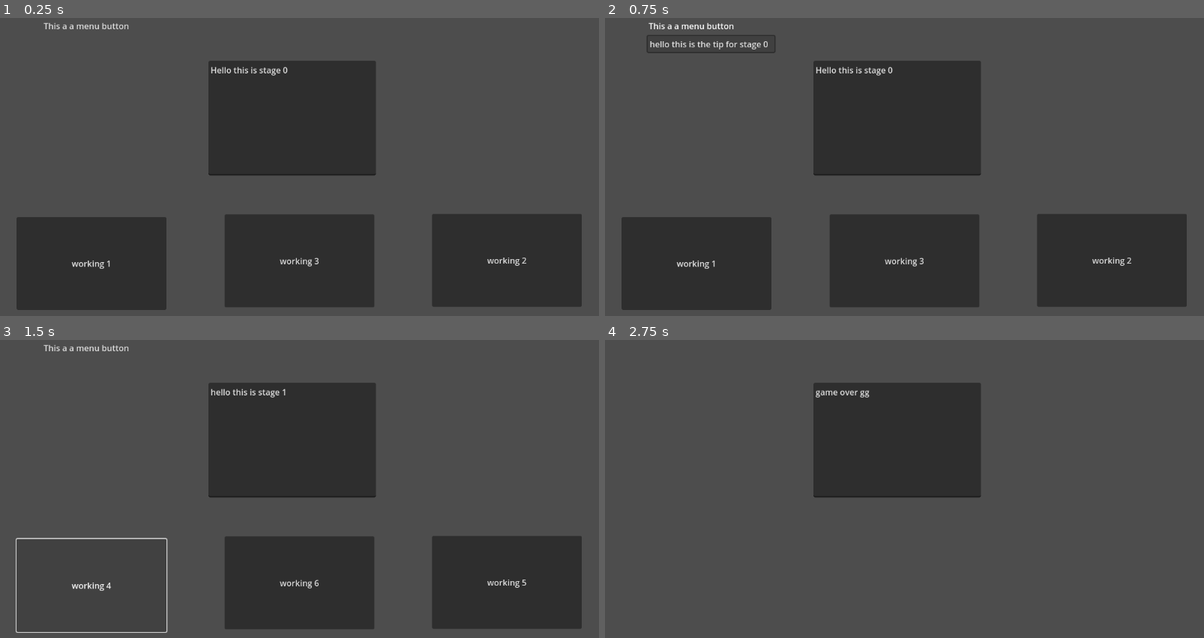
Above: before the commit, frames 1-4 (two rows, left to right).
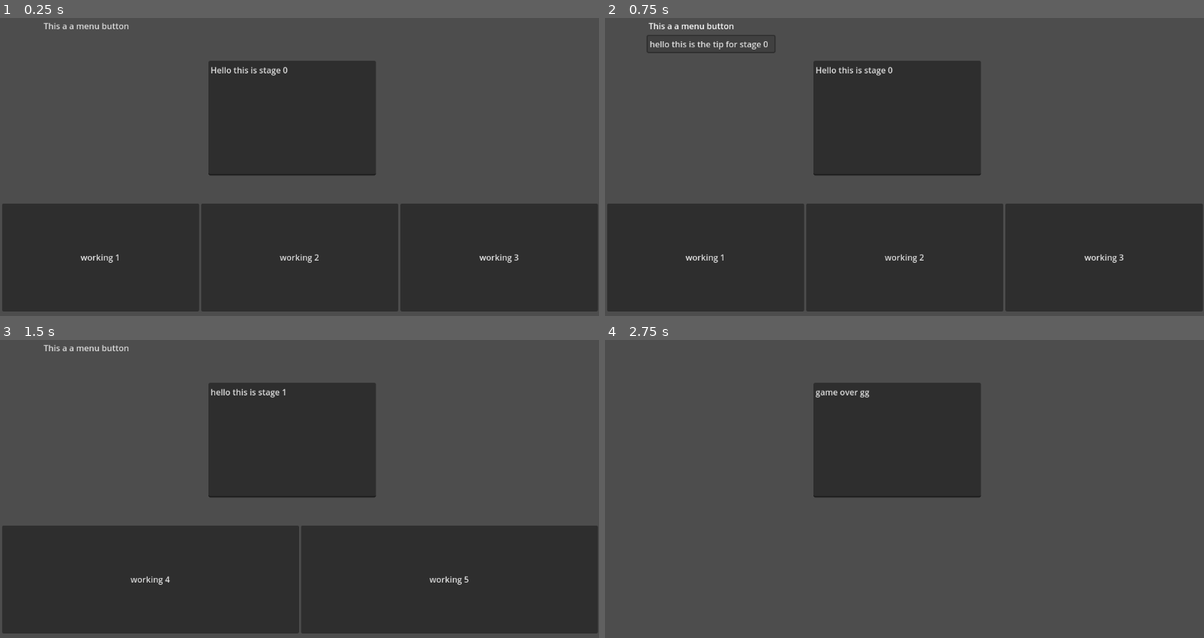
Above: after the commit, the same moments.

Repository: kev9268/CPSC329GroupProject
Game: Godot game, scene res://Main.tscn
Same seed, same stepped clock (60 frames per second), same inputs: the game is played once before the commit and once after it. Before the commit the project starts from res://node.tscn.
Inputs:
- Up to frame 1 (0.25 s): no input
- Up to frame 2 (0.75 s): click "This a a menu button" at 0.5 s
- Up to frame 3 (1.5 s): click "working 1" at 1.25 s
- Up to frame 4 (2.75 s): click "working 4" at 2 s

The runs differ from the first frame. In frame 1, 12% of the frame differs, in the area x 0-100%, y 62-99%; in frame 2, 12%; in frame 3, 13%; in frame 4, nothing differs.

Commit message:
Adding dynamic number of option buttons

Diff:
--- a/Main.gd
+++ b/Main.gd
@@ -9,15 +9,28 @@
 		scenario = TestScenario.test_scenario
 	loadStage(index)
 
-
 func loadStage(current_stage):
 	var stage =  scenario[current_stage]
-	$Option1.text = stage.button1
-	$Option2.text = stage.button2
-	$Option3.text = stage.button3
-	$Option1.set_meta("leads_to",stage.button1_leads_to)
-	$Option2.set_meta("leads_to",stage.button2_leads_to)
-	$Option3.set_meta("leads_to",stage.button3_leads_to)
+	var call = Callable(self,"_on_option_pressed")
+	for i in range(0,stage.num_of_buttons):
+		var button = Button.new()
+		if i == 0:
+			button.text = stage.button1
+			button.set_meta("leads_to",stage.button1_leads_to)
+		elif i ==1:
+			button.text = stage.button2
+			button.set_meta("leads_to",stage.button2_leads_to)
+		elif i ==2:
+			button.text = stage.button3
+			button.set_meta("leads_to",stage.button3_leads_to)
+		elif i==3:
+			button.text = stage.button4
+			button.set_meta("leads_to",stage.button4_leads_to)
+
+		button.size_flags_horizontal = Control.SIZE_EXPAND_FILL
+		$HBoxContainer.add_child(button)
+		button.connect("pressed",call.bind(button.get_path()))
+
 	$Screen/TextEdit.text = stage.stage_text
 	#$Screen/TextureRect.texture = load(stage.screen_picture)
 	$MenuButton.get_popup().clear()
@@ -30,14 +43,18 @@
 
 
 func _on_option_pressed(button:String):
+
 	index = get_node(button).get_meta("leads_to")
+	for child in $HBoxContainer.get_children():
+		child.queue_free()
 	print(index)
 	if index>=0:
 		loadStage(index)
 	else:
 		print("game over gg")
-		$Option1.hide()
-		$Option2.hide()
-		$Option3.hide()
+		$HBoxContainer.hide()
+		#$Option1.hide()
+		#$Option2.hide()
+		#$Option3.hide()
 		$MenuButton.hide()
 		$Screen/TextEdit.text = "game over gg"
--- /dev/null
+++ b/Main.tscn
@@ -0,0 +1,38 @@
+[gd_scene load_steps=2 format=3 uid="uid://k7hao8qyf3ae"]
+
+[ext_resource type="Script" path="res://Main.gd" id="1_4jnuj"]
+
+[node name="Main" type="Node"]
+script = ExtResource("1_4jnuj")
+
+[node name="Screen" type="Node2D" parent="."]
+
+[node name="TextureRect" type="TextureRect" parent="Screen"]
+offset_right = 1150.0
+offset_bottom = 650.0
+
+[node name="TextEdit" type="TextEdit" parent="Screen"]
+offset_left = 401.0
+offset_top = 149.0
+offset_right = 723.0
+offset_bottom = 370.0
+text = "Scenario text goes here"
+
+[node name="MenuButton" type="MenuButton" parent="."]
+offset_left = 80.0
+offset_top = 64.0
+offset_right = 253.0
+offset_bottom = 99.0
+text = "This a a menu button
+"
+switch_on_hover = true
+item_count = 1
+popup/item_0/text = "Hello this popup contains information and tips and hits to help user's make the correct decision"
+popup/item_0/id = 0
+
+[node name="HBoxContainer" type="HBoxContainer" parent="."]
+offset_left = 4.0
+offset_top = 424.0
+offset_right = 1150.0
+offset_bottom = 632.0
+alignment = 1
--- /dev/null
+++ b/menu.tscn
@@ -0,0 +1,7 @@
+[gd_scene format=3 uid="uid://cbfpqgkbg5x8"]
+
+[node name="Menu" type="Node"]
+
+[node name="MarginContainer" type="MarginContainer" parent="."]
+offset_right = 40.0
+offset_bottom = 40.0
--- a/project.godot
+++ b/project.godot
@@ -11,7 +11,7 @@
 [application]
 
 config/name="CPSC329GroupProject"
-run/main_scene="res://node.tscn"
+run/main_scene="res://Main.tscn"
 config/features=PackedStringArray("4.2", "GL Compatibility")
 config/icon="res://icon.svg"
 
@@ -19,6 +19,7 @@
 
 StageProperty="*res://scenarios.gd"
 TestScenario="*res://test_scenario.gd"
+MalwareScenario="*res://test_scenario.gd"
 
 [rendering]
 
--- a/scenarios.gd
+++ b/scenarios.gd
@@ -12,6 +12,7 @@
 # bring the game the finish scene or the end of the story line
 
 class stage_property:
+	var num_of_buttons: int
 	var stage_text: String #text of the current stage
 	var button1: String #text for the first choice
 	var button1_leads_to: int # Next stage that will be loaded after selecting option 1
@@ -19,6 +20,8 @@
 	var button2_leads_to: int # Next stage that will be loaded after selecting option 2
 	var button3: String #text for the third choice
 	var button3_leads_to: int # Next stage that will be loaded after selecting option 3
+	var button4: String
+	var button4_leads_to: int
 	var screen_picture: String # Path to graphics that contain the prompt
 	var info_text # text for the tip/help drop button
 
@@ -26,4 +29,4 @@
 # you to create a new stage property as shown in test_scenario. Then using the stage name you can call the
 # variables of the stage_property class and fill in the information. Once all the stages are completed create
 # an array based off of the script name and populate the array with the stages in order starting fro mstage 0
-# Once the scenario is compelted
+# Once the scenario is completed
--- a/test_scenario.gd
+++ b/test_scenario.gd
@@ -20,6 +20,7 @@
 
 # Called when the node enters the scene tree for the first time.
 func _ready():
+	stage_0.num_of_buttons = 3
 	stage_0.stage_text = "Hello this is stage 0"
 	stage_0.button1 = "working 1"
 	stage_0.button2 = "working 2"
@@ -30,6 +31,7 @@
 	#stage_0.screen_picture = "temp"
 	stage_0.info_text = "hello this is the tip for stage 0"
 
+	stage_1.num_of_buttons = 2
 	stage_1.stage_text = "hello this is stage 1"
 	stage_1.button1 = "working 4"
 	stage_1.button2 = "working 5"
Not shown, added: nod4B00.tmp
Not shown, added: nodE31F.tmp
